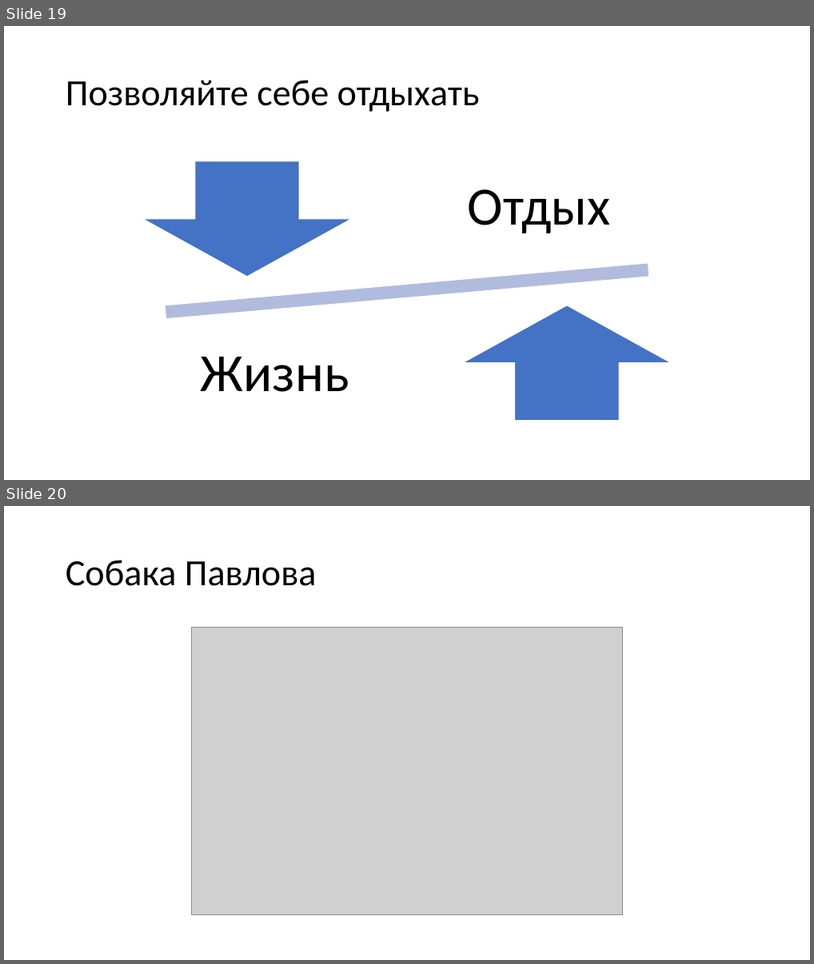
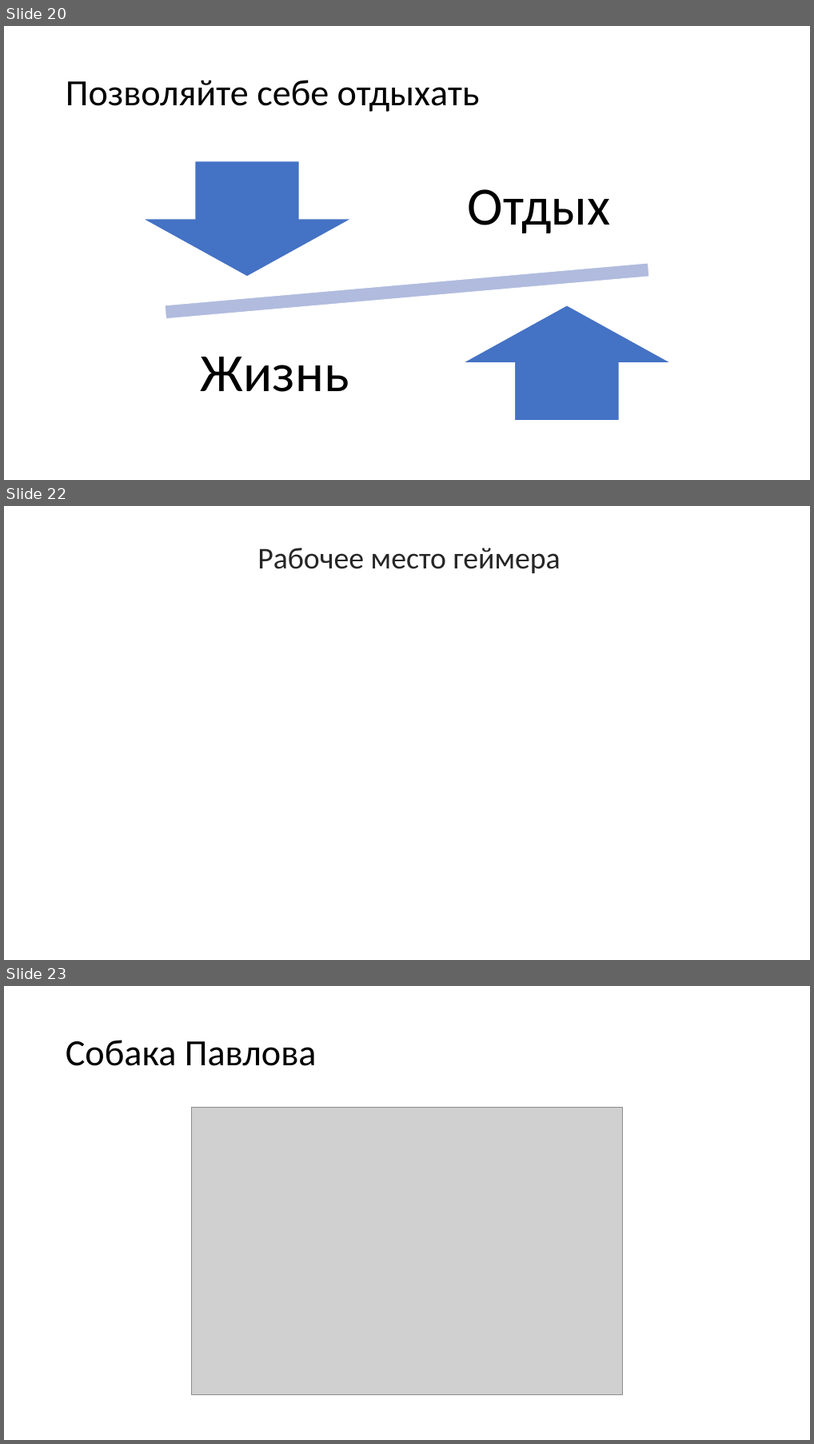
Before and after one commit to kugushev/presentations, a slide deck: 2018_Students-Breakfast/Presentation.pptx. Shown one above the other, each under a label of ours: slides 19 and 20 before the commit, slides 20, 22 and 23 after it; the slides between them are not shown. The pictures are 814x964 and 814x1444 pixels, drawn with LibreOffice and Linux fonts; fonts in the diff are those of the drawing; grey boxes stand for pictures; background and template pictures are left out. Boxes give left, top, right and bottom in pixels: in the first picture for what was removed or moved away, otherwise in the second. Text is boxed around its words. In the diff, an @@ line names an element or a change of style, - is before the commit and + after.

```diff
--- a/2018_Students-Breakfast/Presentation.pptx
+++ b/2018_Students-Breakfast/Presentation.pptx
@@ slide 22 added at bbox=[4, 506, 810, 960], background picture (left out) @@
@@ line added from (4, 529) to (810, 529), #FFFFFF 3.25 pt @@
@@ rectangle added at bbox=[4, 535, 810, 584], fill #FFFFFF at 93% opacity @@
@@ title added at bbox=[258, 548, 561, 573], 36 pt, text #262626 @@
+Рабочее место геймера
@@ line added from (4, 588) to (810, 588), #FFFFFF 3.25 pt @@
@@ what was slide 19 is now slide 20 @@
@@ what was slide 20 is now slide 23 @@
```
Also in this commit, not shown: 3 slides changed, 5 other slides added, 1 slide removed.
